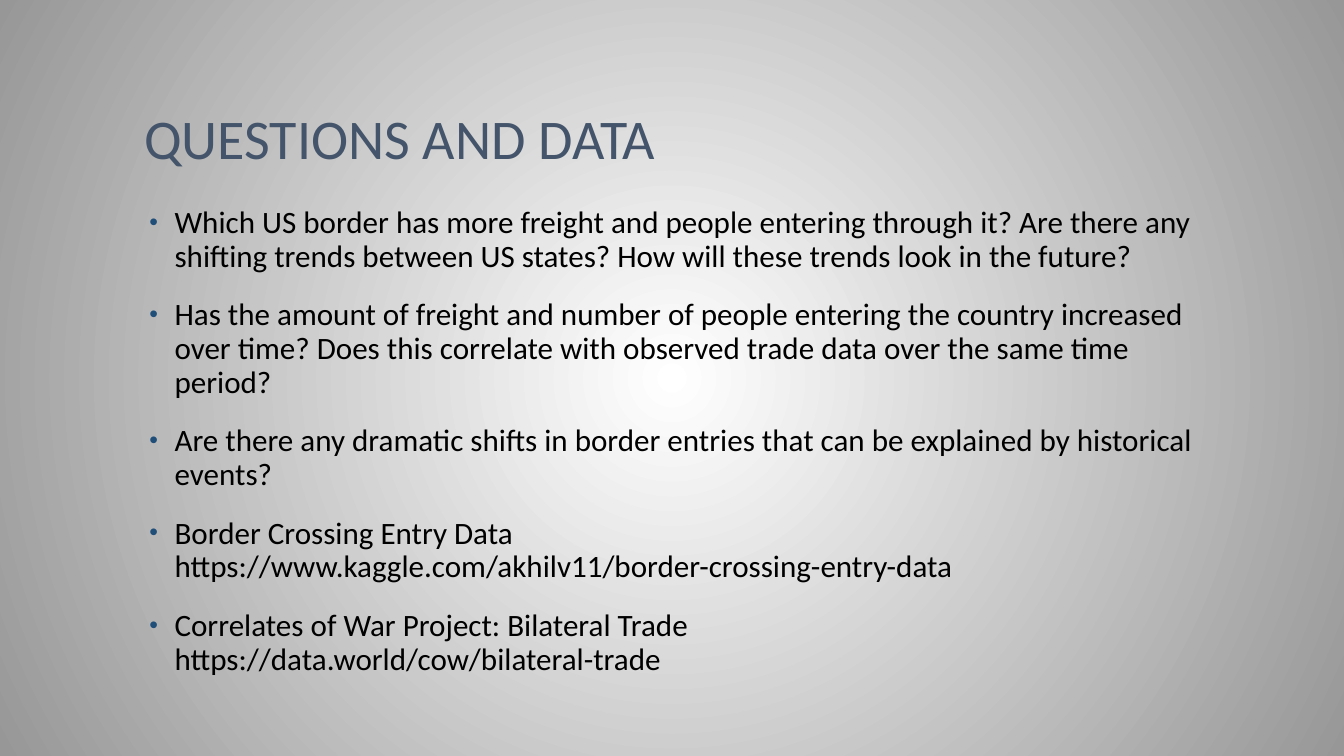
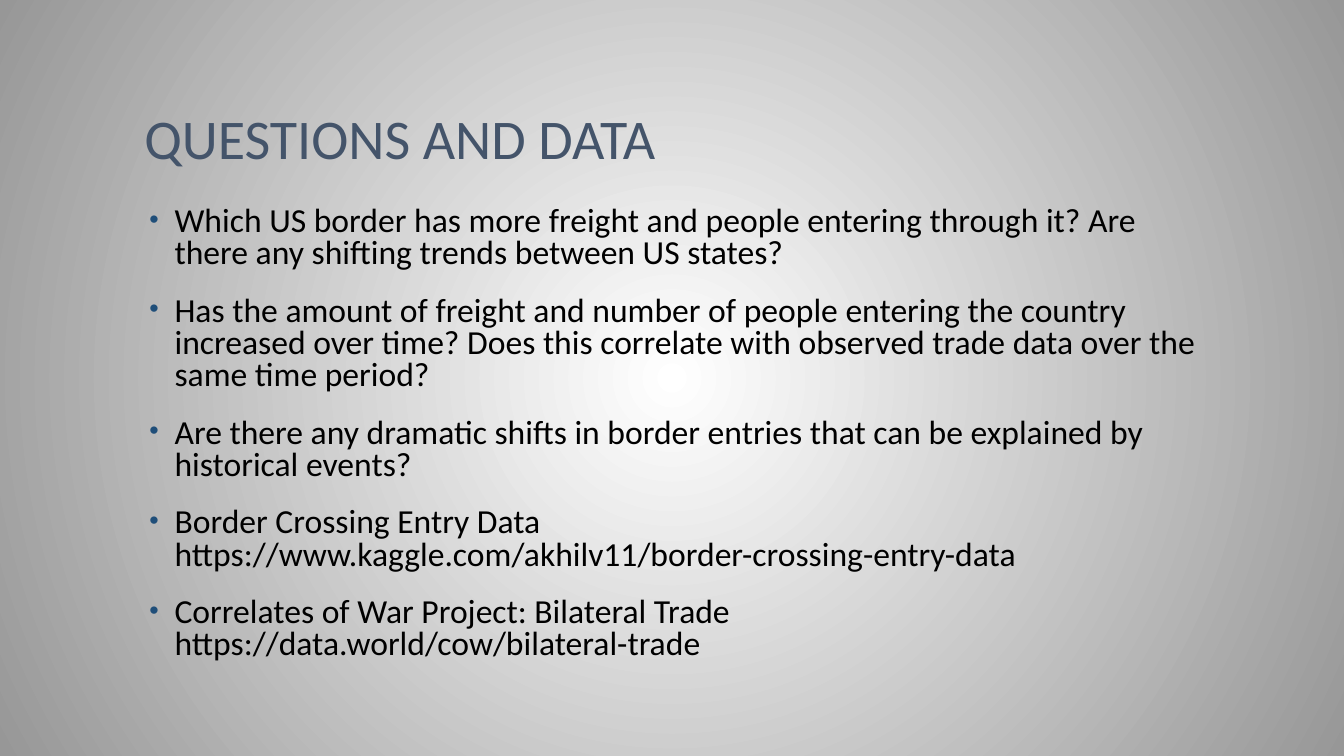
Before and after one commit to philipayazi/Project1_BorderEntries, a slide deck: slide 3 of Border entries x Trade.pptx. Drawn at 1344x756 pixels with LibreOffice and Linux fonts; fonts in the diff are those of the drawing. Boxes give left, top, right and bottom in pixels: in the first picture for what was removed or moved away, otherwise in the second. Text is boxed around its words. In the diff, an @@ line names an element or a change of style, - is before the commit and + after.

```diff
--- a/Border entries x Trade.pptx
+++ b/Border entries x Trade.pptx
@@ text at (175, 208, 1135, 270): text changed; size 22.2 to 24 pt @@
-• Which US border has more freight and people entering through it? Are there any shifting trends between US states? How will these trends look in the future?
+• Which US border has more freight and people entering through it? Are there any shifting trends between US states?
@@ text at (175, 298, 1195, 661): size 22.2 to 24 pt in "Has the amount of freight and number ...", "Are there any dramatic shifts in border ...", "Border Crossing Entry Data https://www.kaggle.com/akhilv11/b ...", "Correlates of War Project: Bilateral Trade https://data.worl ..."; line spacing 0.9 to 0.8 @@
```
Also in this commit, not shown: 3 other slides changed, 5 slides added, 3 slides removed.
